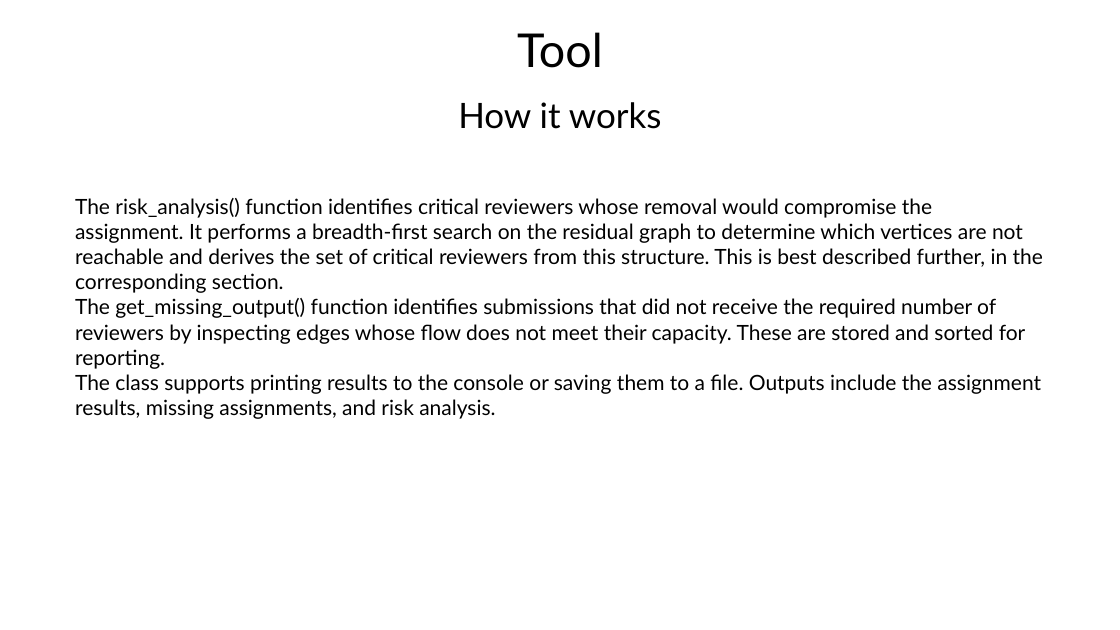
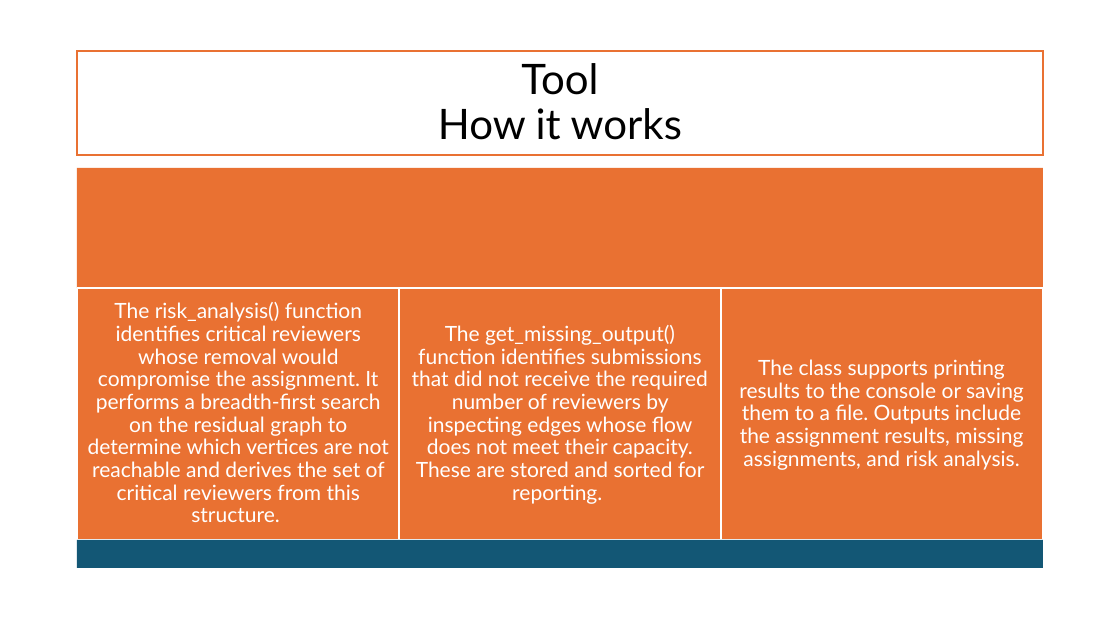
Before and after one commit to Tiago-Su/DA-s-project-1, a slide deck: slide 27 of Presentation.pptx (slide 21 before the commit). Drawn at 1120x630 pixels with LibreOffice and Linux fonts; fonts in the diff are those of the drawing. Boxes give left, top, right and bottom in pixels: in the first picture for what was removed or moved away, otherwise in the second. Text is boxed around its words. In the diff, an @@ line names an element or a change of style, - is before the commit and + after.

```diff
--- a/Presentation.pptx
+++ b/Presentation.pptx
@@ title "Tool How it works": place and size @@
-title "Tool How it works" at [458, 102, 662, 129]
+title "Tool How it works" at [77, 51, 1044, 155]
@@ title "Tool How it works" at [77, 51, 1044, 155]: vertical alignment top to middle; fill none to #FFFFFF; outline none to #E97132 1.5 pt @@
@@ title removed at [517, 32, 603, 68] @@
-Tool
@@ title at [438, 63, 682, 140]: text changed; size 30 to 36 pt @@
-How it works
+Tool
+How it works
@@ text "The risk_analysis() function identifies critical ..." at [88, 302, 389, 522]: vertical alignment top to middle @@
@@ text at [88, 302, 389, 522]: text changed; text colour #000000 to #FFFFFF @@
-The risk_analysis() function identifies critical reviewers whose removal would compromise the assignment. It performs a breadth-first search on the residual graph to determine which vertices are not reachable and derives the set of critical reviewers from this structure. This is best described further, in the corresponding section.
-The get_missing_output() function identifies submissions that did not receive the required number of reviewers by inspecting edges whose flow does not meet their capacity. These are stored and sorted for reporting.
-The class supports printing results to the console or saving them to a file. Outputs include the assignment results, missing assignments, and risk analysis.
+The risk_analysis() function identifies critical reviewers whose removal would compromise the assignment. It performs a breadth-first search on the residual graph to determine which vertices are not reachable and derives the set of critical reviewers from this structure.
@@ group added at [77, 168, 1044, 568]: 5 rectangles, 2 texts @@
+The get_missing_output() function identifies submissions that did not receive the required number of reviewers by inspecting edges whose flow does not meet their capacity. These are stored and sorted for reporting.
+The class supports printing results to the console or saving them to a file. Outputs include the assignment results, missing assignments, and risk analysis.
```
Also in this commit, not shown: 26 other slides changed, 7 slides added.
